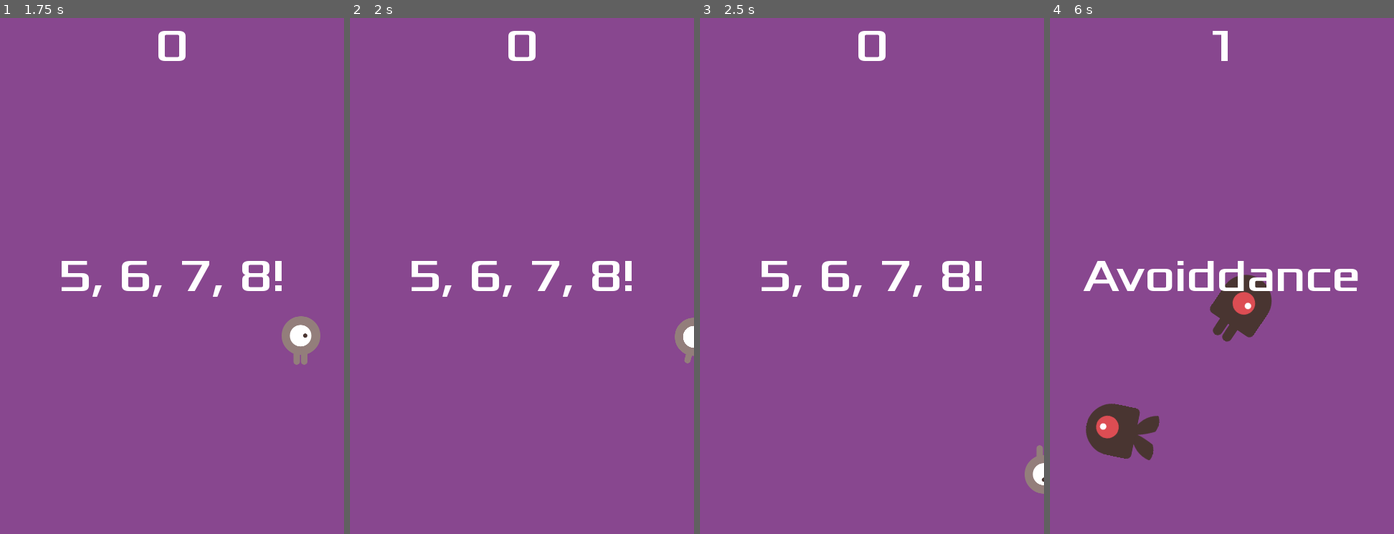
Above: before the commit, frames 1-4 (left to right).
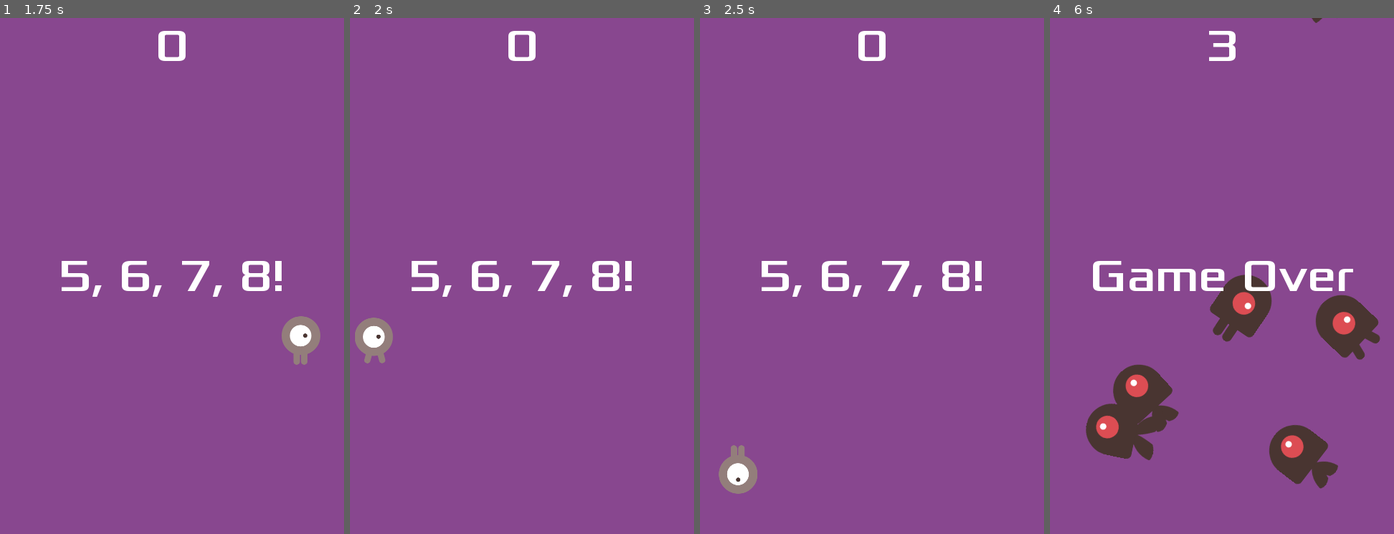
Above: after the commit, the same moments.

Repository: zykadelic/Avoiddance
Game: Godot game, scene res://scenes/Main.tscn
Two runs of this game, one before a commit and one after it. Both use one fixed random seed, a clock stepped at 60 frames per second and the inputs below.
Inputs:
- Up to frame 1 (1.75 s): click "Start" at 0.5 s; tap Enter (start_game) at 1.25, 1.35 s; hold D (move_right) from 1.28 s (still down)
- Up to frame 2 (2 s): keep holding D (move_right)
- Up to frame 3 (2.5 s): release D (move_right) at 2.03 s; hold S (move_down) from 2.03 s (still down); tap Enter (start_game) at 2.1 s
- Up to frame 4 (6 s): release S (move_down) at 2.78 s; hold D (move_right) 2.78-3.53 s; tap Enter (start_game) every 0.75 s from 2.85 to 5.85 s; hold W (move_up) 3.53-4.28 s; hold A (move_left) 4.28-5.78 s; hold S (move_down) from 5.78 s (still down)

Frame 1 is identical in both runs. In frame 2, 1.1% of the frame differs, in the area x 1-100%, y 58-67%; in frame 3, 1.1%; in frame 4, 6.9%, in the area x 9-97%, y 0-92%.

Commit message:
enable snake-style wall teleportation

Diff:
--- a/scenes/Player.gd
+++ b/scenes/Player.gd
@@ -26,10 +26,6 @@
 	else:
 		$AnimatedSprite.stop()
 
-	position += velocity * delta
-	position.x = clamp(position.x, 0, screen_size.x)
-	position.y = clamp(position.y, 0, screen_size.y)
-
 	if velocity.x != 0:
 		$AnimatedSprite.animation = "walk"
 		$AnimatedSprite.flip_v = false
@@ -37,6 +33,18 @@
 	elif velocity.y != 0:
 		$AnimatedSprite.animation = "up"
 		$AnimatedSprite.flip_v = velocity.y > 0
+
+	position += velocity * delta
+#	position.x = clamp(position.x, 0, screen_size.x)
+#	position.y = clamp(position.y, 0, screen_size.y)
+	if position.x < 0:
+		position.x = screen_size.x
+	if position.x > screen_size.x:
+		position.x = 0
+	if position.y < 0:
+		position.y = screen_size.y
+	if position.y > screen_size.y:
+		position.y = 0
 
 func _on_Player_body_entered(body):
 	hide()
